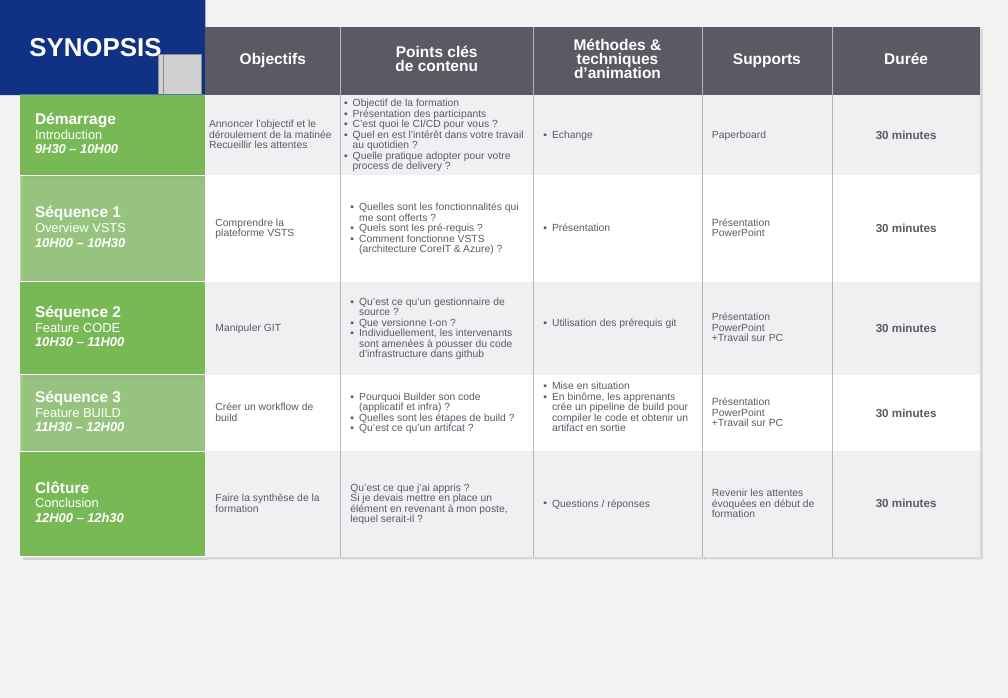
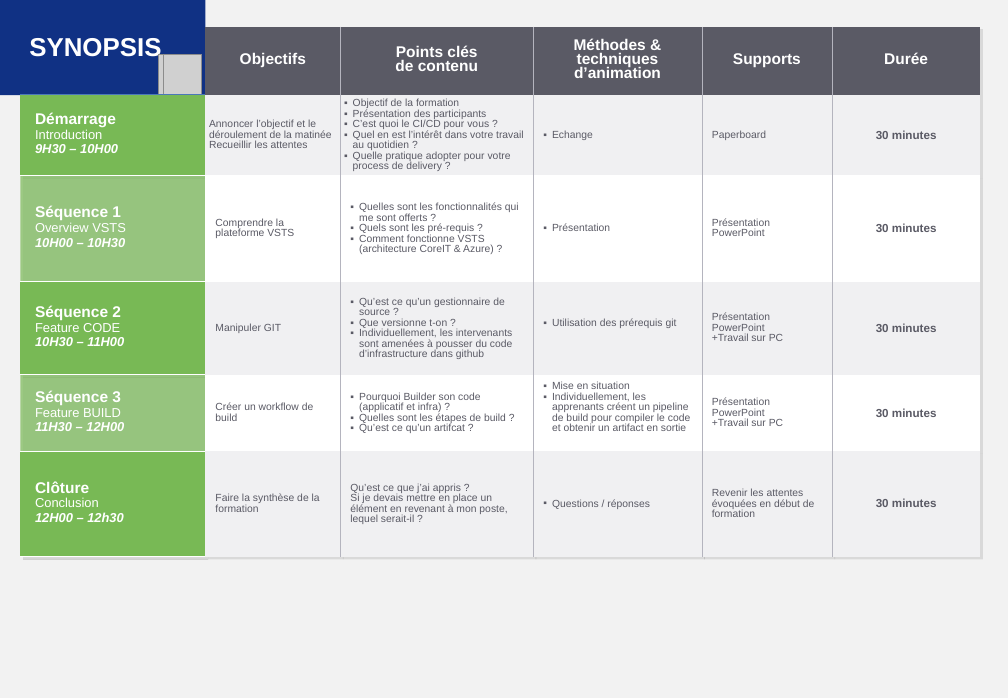
Before and after one commit to kmahmou/passion, a slide deck: slide 2 of docs/ppt/vsts_session_1.pptx. Drawn at 1008x698 pixels with LibreOffice and Linux fonts; fonts in the diff are those of the drawing; grey boxes stand for pictures. Boxes give left, top, right and bottom in pixels: in the first picture for what was removed or moved away, otherwise in the second. Text is boxed around its words. In the diff, an @@ line names an element or a change of style, - is before the commit and + after.

```diff
--- a/docs/ppt/vsts_session_1.pptx
+++ b/docs/ppt/vsts_session_1.pptx
@@ table at [20, 27, 980, 558] @@
-row 5, column 4: Mise en situation / En binôme, les apprenants crée un pipeline de build pour compiler le code et obtenir un artifact en sortie
+row 5, column 4: Mise en situation / Individuellement, les apprenants créent un pipeline de build pour compiler le code et obtenir un artifact en sortie
```
Also in this commit, not shown: 12 other slides changed, 1 other file.
